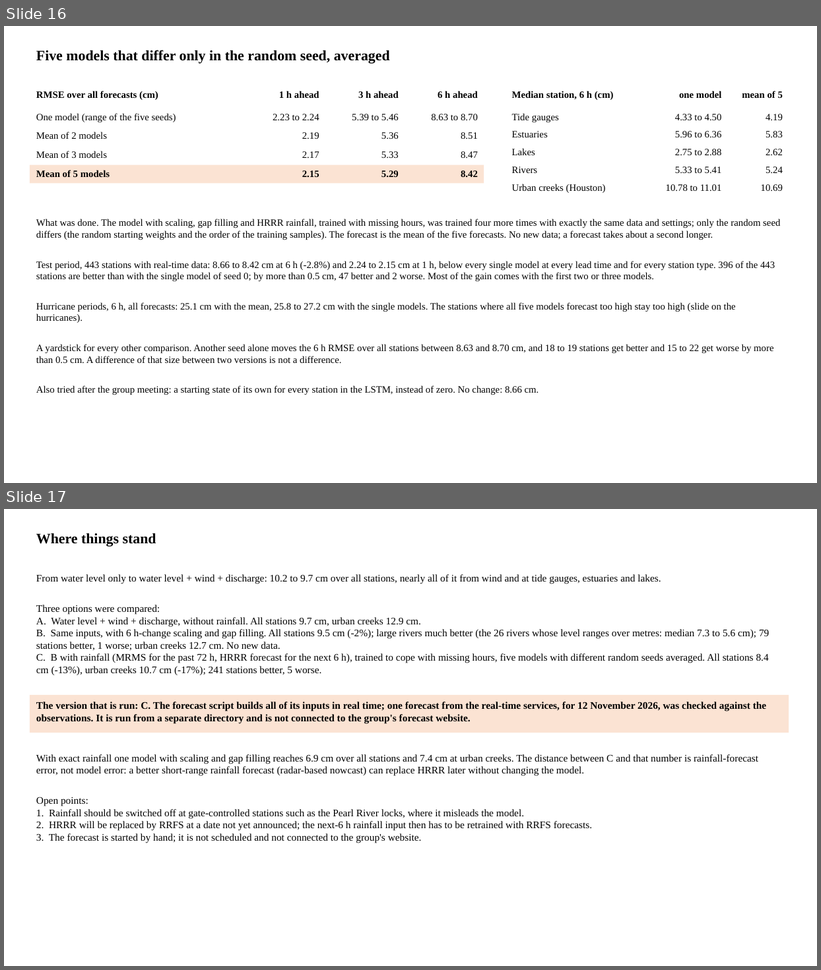
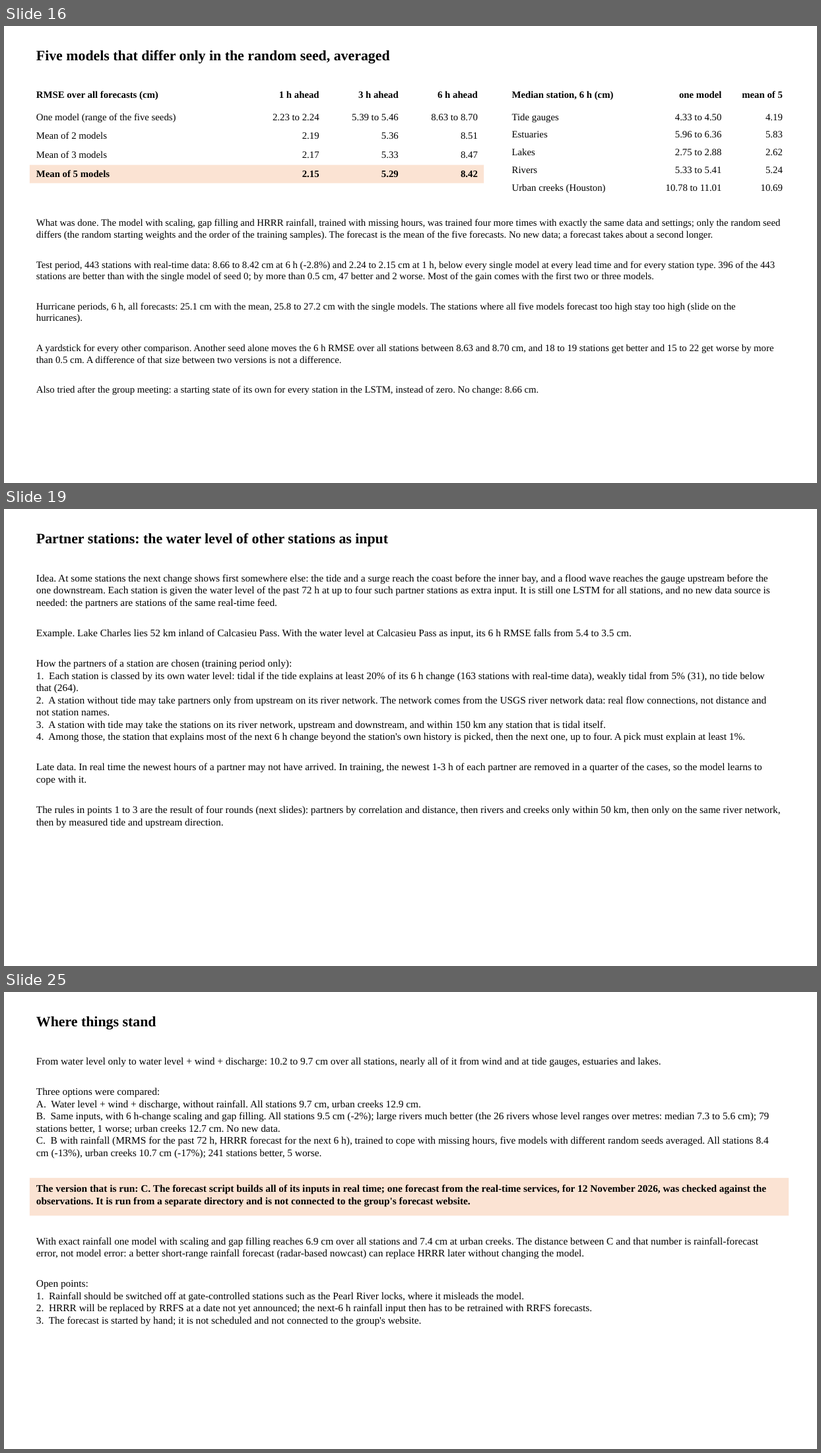
Before and after one commit to LaurenW1997/subdomainLSTM, a slide deck: deliverables/17_versions/version_comparison.pptx. Shown one above the other, each under a label of ours: slides 16 and 17 before the commit, slides 16, 19 and 25 after it; the slides between them are not shown. The pictures are 821x970 and 821x1453 pixels, drawn with LibreOffice and Linux fonts; fonts in the diff are those of the drawing. Boxes give left, top, right and bottom in pixels: in the first picture for what was removed or moved away, otherwise in the second. Text is boxed around its words. In the diff, an @@ line names an element or a change of style, - is before the commit and + after.

```diff
--- a/deliverables/17_versions/version_comparison.pptx
+++ b/deliverables/17_versions/version_comparison.pptx
@@ slide 19 added at [4, 509, 817, 966], background #FFFFFF @@
@@ text added at [36, 533, 388, 547], 17 pt, text #000000, bold @@
+Partner stations: the water level of other stations as input
@@ text added at [36, 574, 781, 828], 12 pt, text #000000 @@
+Idea. At some stations the next change shows first somewhere else: the tide and a surge reach the coast before the inner bay, and a flood wave reaches the gauge upstream before the one downstream. Each station is given the water level of the past 72 h at up to four such partner stations as extra input. It is still one LSTM for all stations, and no new data source is needed: the partners are stations of the same real-time feed.
+Example. Lake Charles lies 52 km inland of Calcasieu Pass. With the water level at Calcasieu Pass as input, its 6 h RMSE falls from 5.4 to 3.5 cm.
+How the partners of a station are chosen (training period only):
+1. Each station is classed by its own water level: tidal if the tide explains at least 20% of its 6 h change (163 stations with real-time data), weakly tidal from 5% (31), no tide below that (264).
+2. A station without tide may take partners only from upstream on its river network. The network comes from the USGS river network data: real flow connections, not distance and not station names.
+3. A station with tide may take the stations on its river network, upstream and downstream, and within 150 km any station that is tidal itself.
+4. Among those, the station that explains most of the next 6 h change beyond the station's own history is picked, then the next one, up to four. A pick must explain at least 1%.
+Late data. In real time the newest hours of a partner may not have arrived. In training, the newest 1-3 h of each partner are removed in a quarter of the cases, so the model learns to cope with it.
+The rules in points 1 to 3 are the result of four rounds (next slides): partners by correlation and distance, then rivers and creeks only within 50 km, then only on the same river network, then by measured tide and upstream direction.
@@ what was slide 17 is now slide 25 @@
```
Also in this commit, not shown: 7 other slides added, 3 other files.
